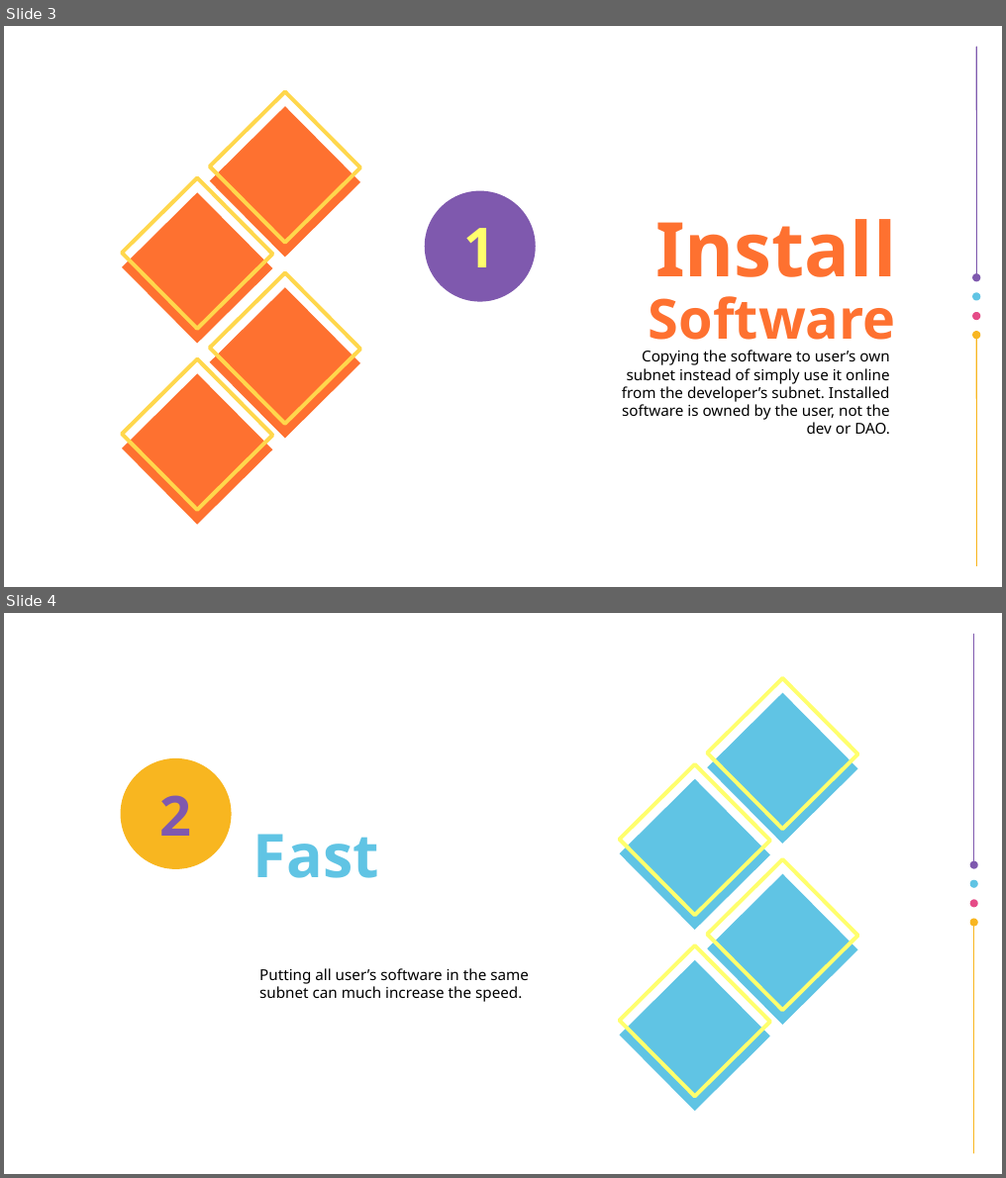
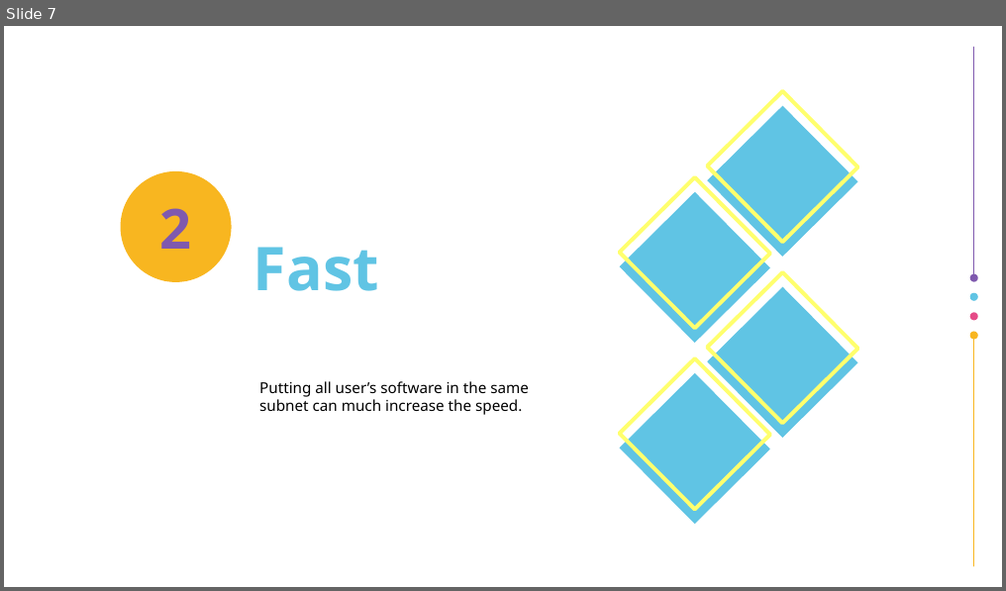
Before and after one commit to vporton/icp-package-manager, a slide deck: docs/presentation.odp. Shown one above the other, each under a label of ours: slides 3 and 4 before the commit, slide 7 after it. The pictures are 1006x1178 and 1006x591 pixels, drawn with LibreOffice and Linux fonts; fonts in the diff are those of the drawing; background and template pictures are left out. Boxes give left, top, right and bottom in pixels: in the first picture for what was removed or moved away, otherwise in the second. Text is boxed around its words. In the diff, an @@ line names an element or a change of style, - is before the commit and + after.

```diff
--- a/docs/presentation.odp
+++ b/docs/presentation.odp
@@ slide 3 removed at (4, 26, 1002, 587), background #FFFFFF @@
@@ group removed at (973, 47, 981, 567): 4 freeform shapes, 2 lines @@
@@ freeform shape removed at (425, 190, 537, 302) @@
-1
@@ title removed at (655, 219, 896, 277) @@
-Install
@@ title removed at (648, 296, 896, 354) @@
-Software
@@ title removed at (622, 350, 890, 434) @@
-Copying the software to user’s own subnet instead of simply use it online from the developer’s subnet. Installed software is owned by the user, not the dev or DAO.
@@ group removed at (122, 92, 360, 525): 8 freeform shapes @@
@@ what was slide 4 is now slide 7 @@
```
Also in this commit, not shown: 4 slides changed, 5 slides added, 4 other slides removed.
